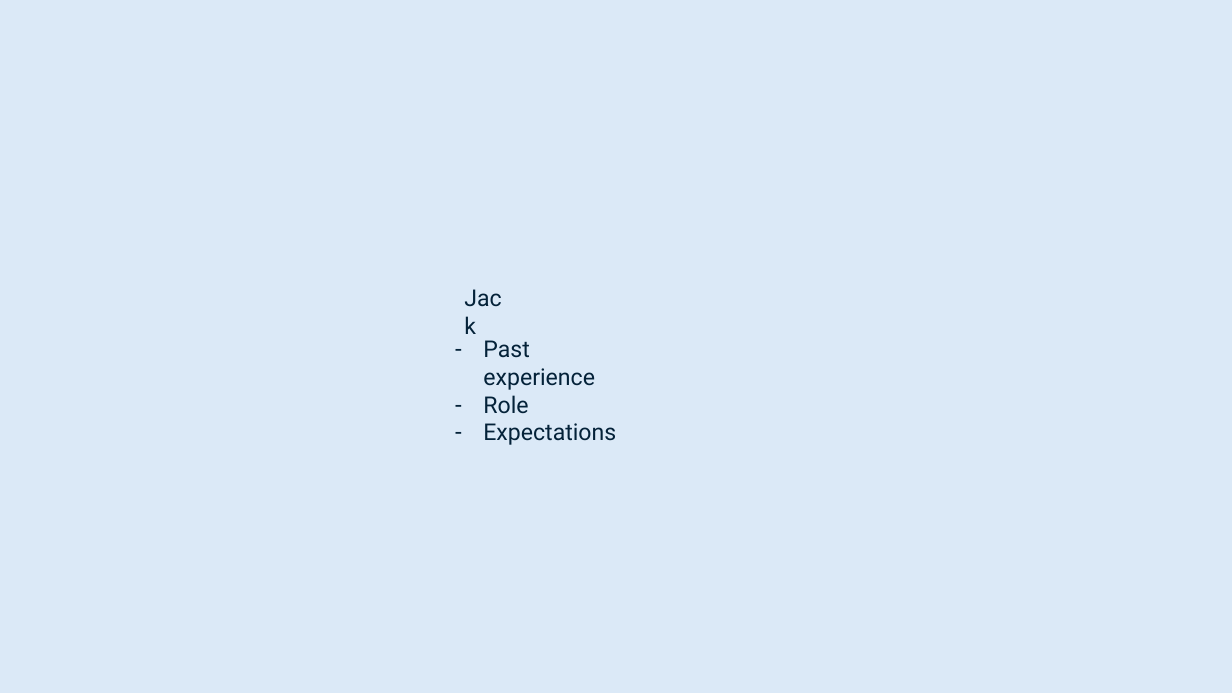
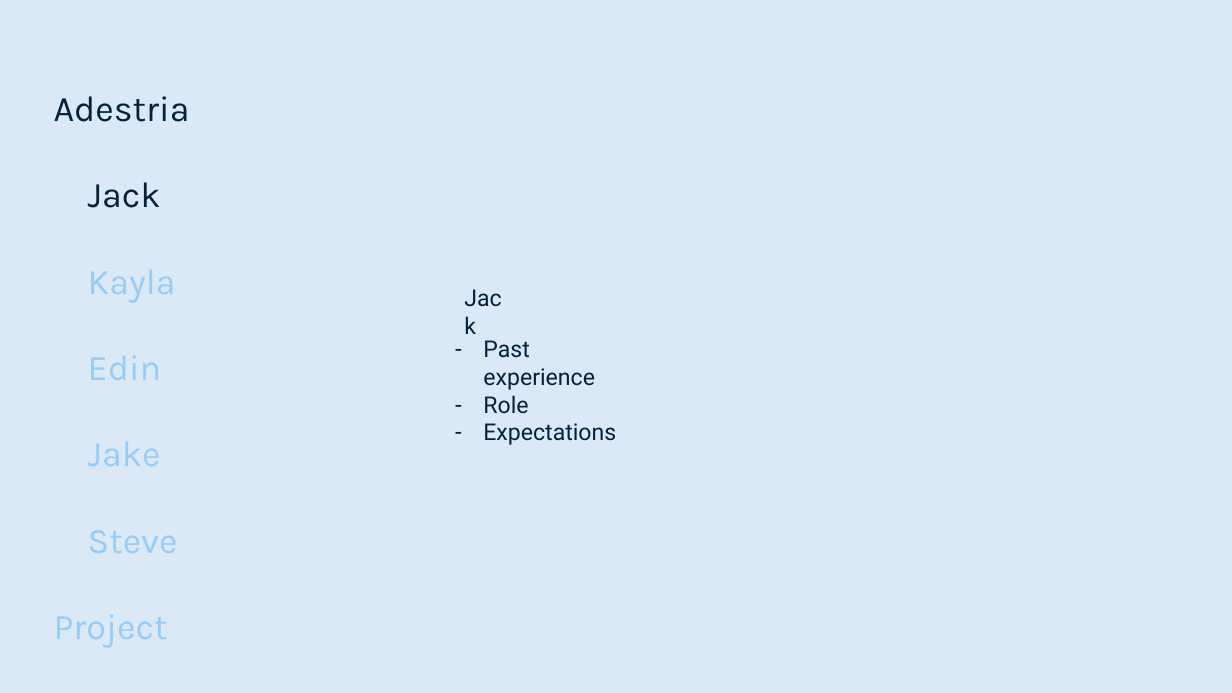
Before and after one commit to smutrux/prog1180, a slide deck: slide 4 of Deliverables/Presentation1.pptx. Drawn at 1232x693 pixels with LibreOffice and Linux fonts; fonts in the diff are those of the drawing. Boxes give left, top, right and bottom in pixels: in the first picture for what was removed or moved away, otherwise in the second. Text is boxed around its words. In the diff, an @@ line names an element or a change of style, - is before the commit and + after.

```diff
--- a/Deliverables/Presentation1.pptx
+++ b/Deliverables/Presentation1.pptx
@@ text added at (54, 96, 190, 648), 28 pt, text #96CDF8 @@
+Adestria
+Jack
+Kayla
+Edin
+Jake
+Steve
+Project
```
Also in this commit, not shown: 5 other slides changed, 4 other files.
